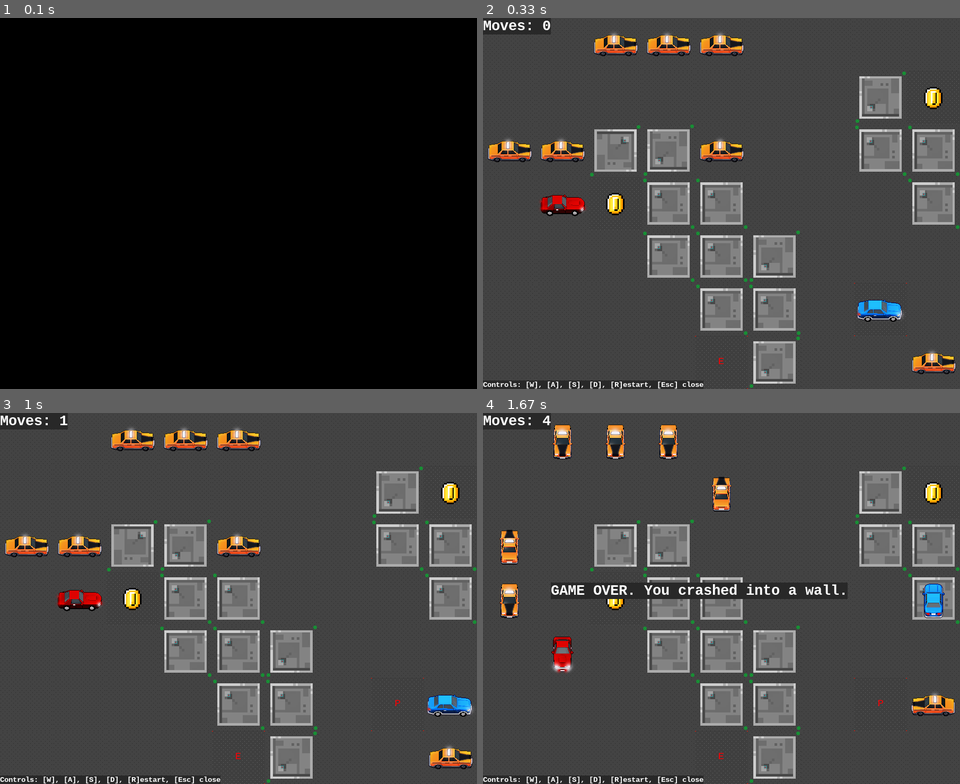
Above: before the commit, frames 1-4 (two rows, left to right).
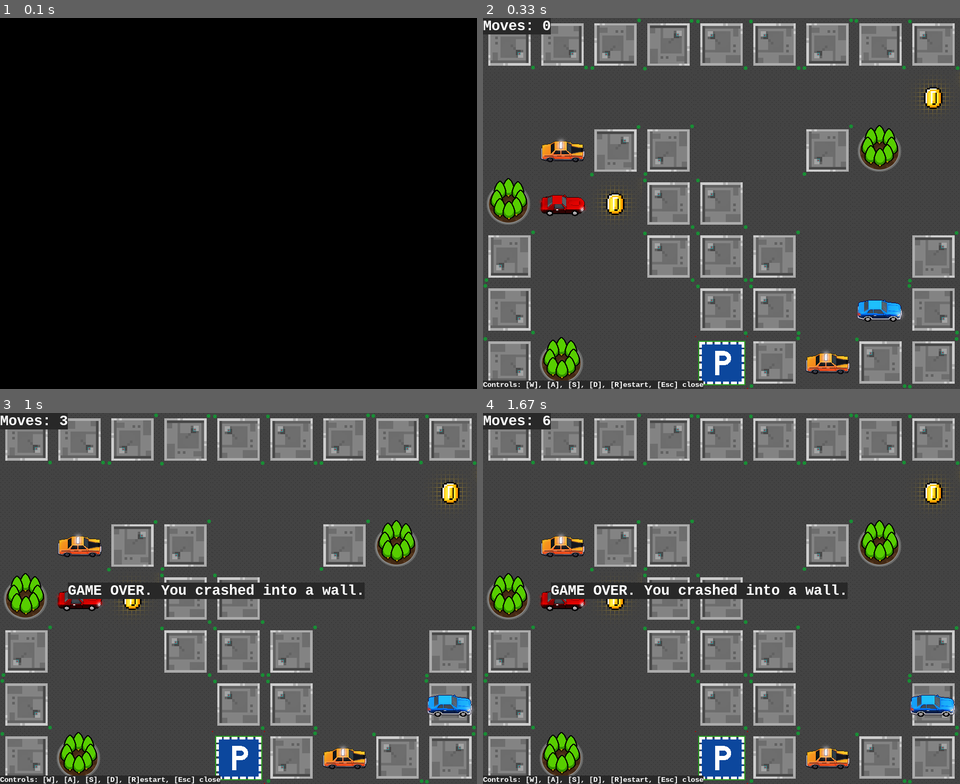
Above: after the commit, the same moments.

Repository: TOXYGENCY/2d_pygame
Game: pygame game, started from main.py
Two runs of this game, one before a commit and one after it. Both use one fixed random seed, a clock stepped at 60 frames per second and the inputs below.
Inputs:
- Up to frame 1 (0.1 s): no input
- Up to frame 2 (0.33 s): no input
- Up to frame 3 (1 s): hold Right 0.33-0.8 s; hold Up from 0.83 s (still down)
- Up to frame 4 (1.67 s): release Up at 1.18 s

Frame 1 is identical in both runs. In frame 2, 32% of the frame differs, in the area x 0-100%, y 0-100%; in frame 3, 34%; in frame 4, 33%.

Commit message:
финальные версии всех спрайтов

Diff:
--- a/levels/level1.txt
+++ b/levels/level1.txt
@@ -1,7 +1,7 @@
-00NNN0000
-00000001C
-NN11N0011
-0XC110001
-000111000
-0000110P0
-0000E100N
+111111111
+00000000C
+0N1100120
+2XC110000
+100111001
+1000110P1
+1200E1N11
--- a/vars.py
+++ b/vars.py
@@ -56,7 +56,7 @@
     "P": r"assets\png\cars\player\blue_coupe_r.png",
     "X": r"assets\png\cars\enemy\red_muscle_r.png",
     "C": r"assets\png\collectables\coin.png",
-    "2": r"assets\png\props\tree1.png",
+    "2": r"assets\png\props\trees.png",
     "N": r"assets\png\cars\npc\npc_r.png",
 }
 
Binary file changed: assets/png/collectables/coin.png
Binary file added: assets/png/props/trees.png
Binary file changed: assets/png/tiles/collectable_plain.png
Binary file changed: assets/png/tiles/exit_plain.png
Binary file changed: assets/png/tiles/start_plain.png
Binary file added: assets/png/tiles/start_plain_test.png
